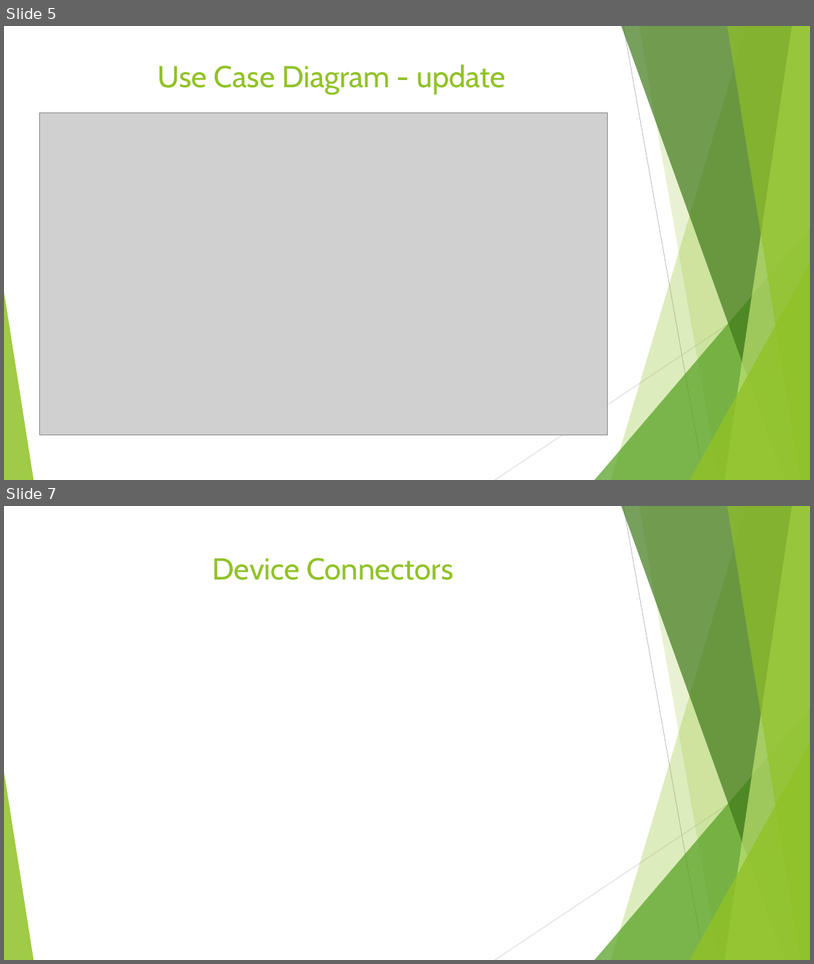
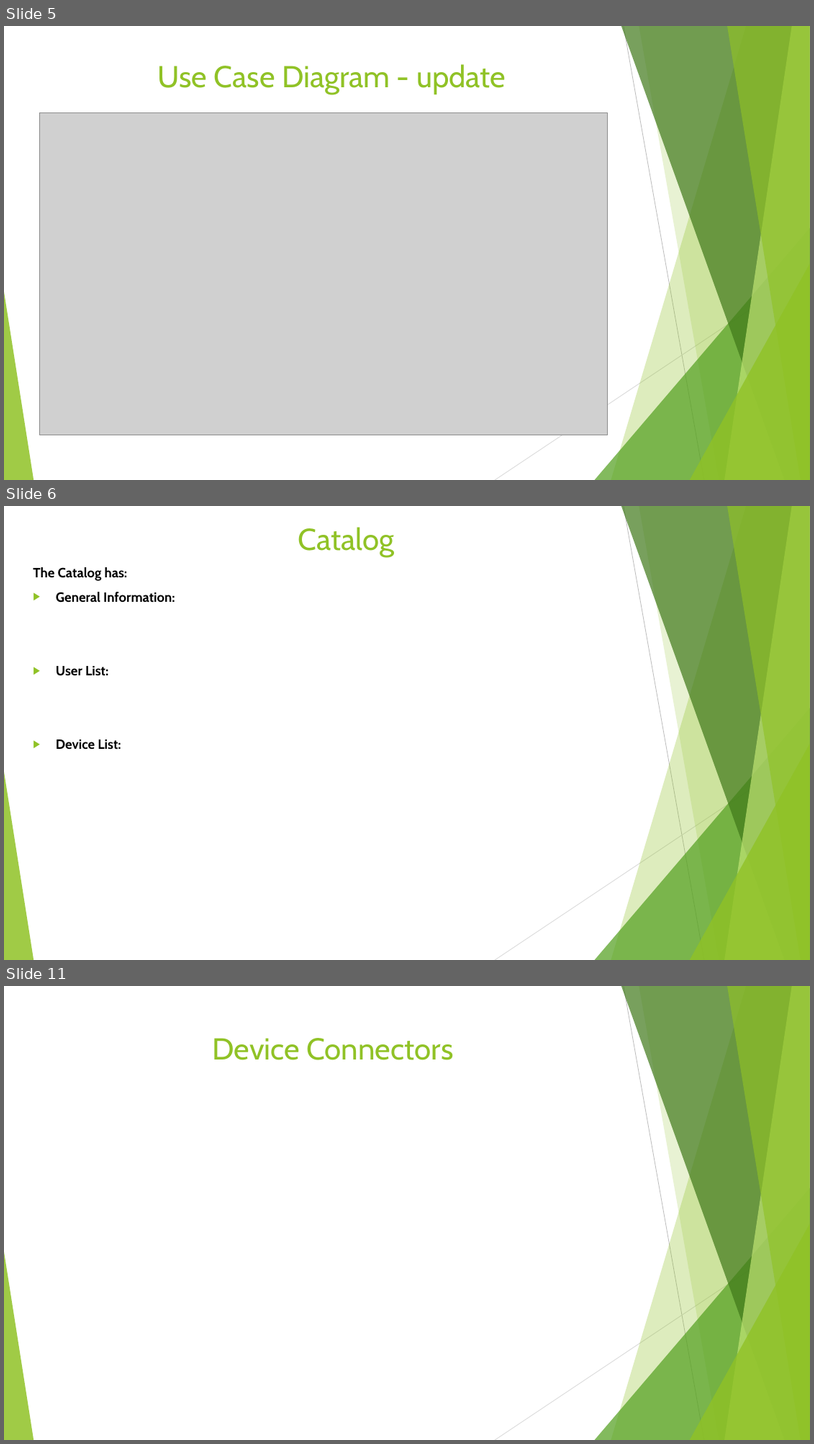
Before and after one commit to annageraci/Battery_Charger_Smart, a slide deck: Materiale Extra/Presentazione del progetto .pptx. Shown one above the other, each under a label of ours: slides 5 and 7 before the commit, slides 5, 6 and 11 after it; the slides between them are not shown. The pictures are 814x964 and 814x1444 pixels, drawn with LibreOffice and Linux fonts; fonts in the diff are those of the drawing; grey boxes stand for pictures. Boxes give left, top, right and bottom in pixels: in the first picture for what was removed or moved away, otherwise in the second. Text is boxed around its words. In the diff, an @@ line names an element or a change of style, - is before the commit and + after.

```diff
--- a/Materiale Extra/Presentazione del progetto .pptx
+++ b/Materiale Extra/Presentazione del progetto .pptx
@@ slide 6 added at (x1=4, y1=506, x2=810, y2=960), background #FFFFFF; not listed: 10 template elements that a slide beside it also shows @@
@@ title added at (x1=298, y1=527, x2=395, y2=557), 36 pt, text #90C226 @@
+Catalog
@@ text added at (x1=33, y1=567, x2=175, y2=749), 16 pt, text #000000, bold @@
+The Catalog has:
+▶ General Information:
+▶ User List:
+▶ Device List:
@@ what was slide 7 is now slide 11 @@
```
Also in this commit, not shown: 8 slides changed, 4 other slides added, 1 slide removed.
